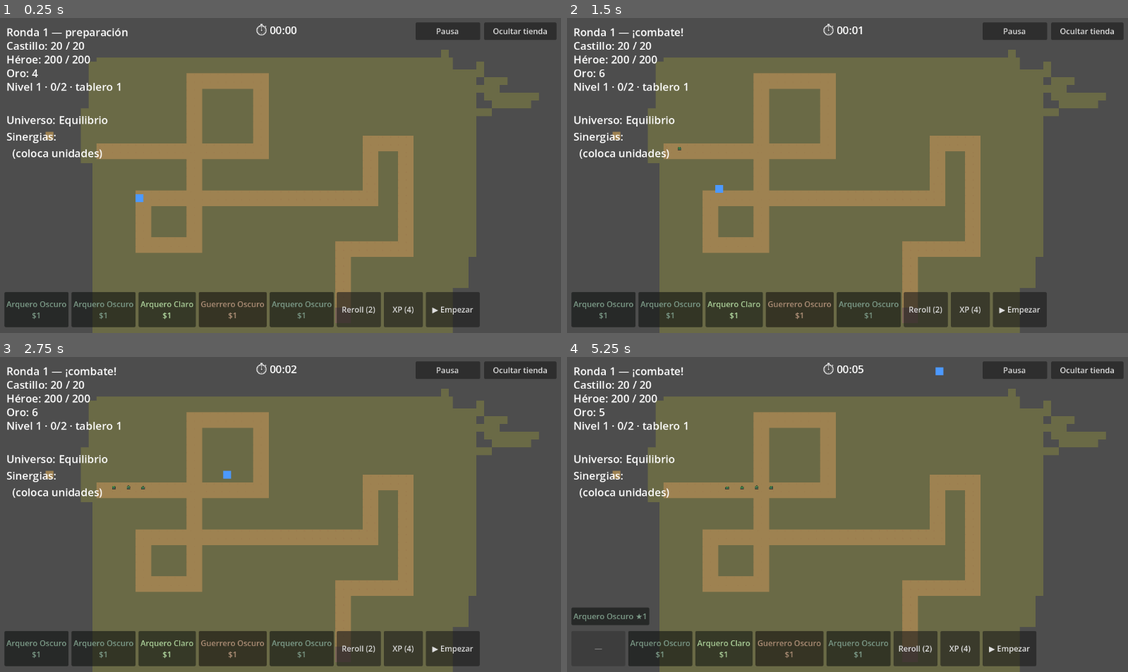
Above: before the commit, frames 1-4 (two rows, left to right).
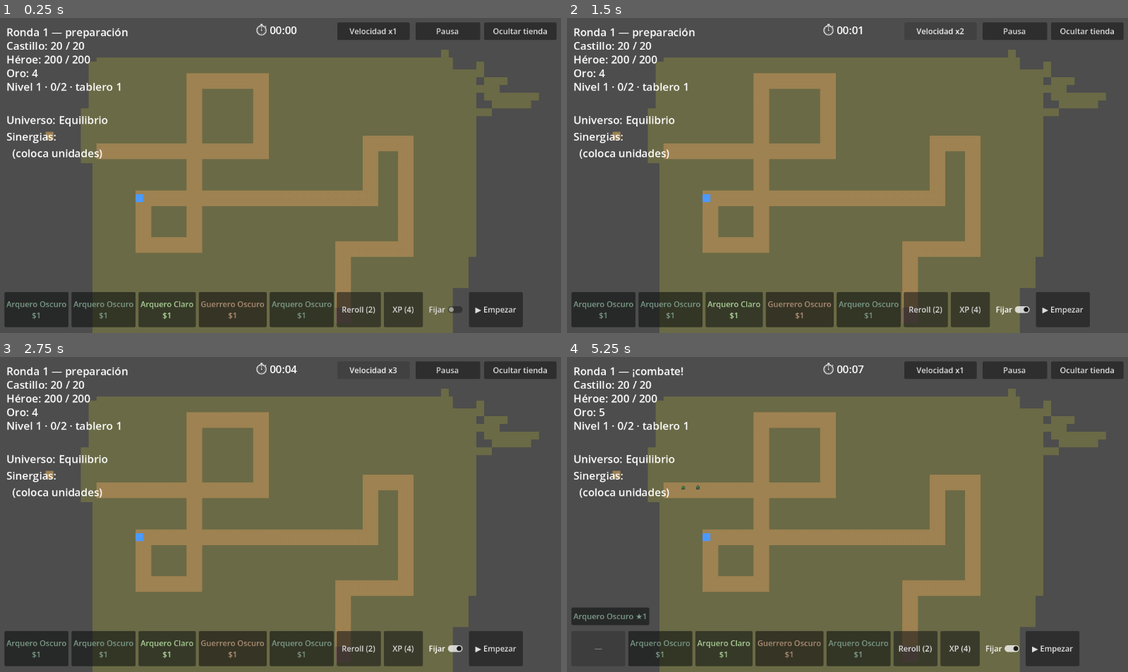
Above: after the commit, the same moments.

Repository: Poleravus/tdtft
Game: Godot game, scene res://scenes/Cristian1.tscn
The game is run twice, just before and just after one commit, with the same random seed, the same clock (stepped at 60 frames per second) and the same inputs. Before the commit the project has no main scene; this scene is started directly in both runs.
Inputs (mouse positions are in pixels of both pictures, inside the frame that each line leads up to):
- Up to frame 1 (0.25 s): no input
- Up to frame 2 (1.5 s): click (1010, 310) at 0.5 s, where only the run after the commit has a clickable "Fijar"; click (942, 30) at 1.25 s, where only the run after the commit has a clickable "Velocidad x1"
- Up to frame 3 (2.75 s): click (375, 369) at 2 s, where only the run after the commit has a clickable "Velocidad x2"
- Up to frame 4 (5.25 s): click (942, 369) at 2.75 s, where only the run after the commit has a clickable "Velocidad x3"; click "▶ Empezar" at 3.5 s; click "▶ Empezar" at 4.25 s; click "Arquero Oscuro $1" at 5 s

The runs differ from the first frame. In frame 1, 2.3% of the frame differs, in the area x 60-94%, y 1-99%; in frame 2, 2.0%; in frame 3, 2.0%; in frame 4, 2.4%, in the area x 20-92%, y 1-99%.

Commit message:
feat: shell del juego (menu/seleccion/derrota) + QoL (fijar tienda, velocidad, ocultar aumentos)
Shell: menu principal -> seleccion de heroe (Equilibrado/Tanque) -> nivel; pantalla de derrota con Reintentar/Menu. main_scene = main_menu. GameState.selected_hero.

QoL: boton Fijar (no auto-refresca la tienda entre rondas), Velocidad x1/x2/x3 (Engine.time_scale), 'Ver mesa' para ocultar el menu de aumentos y volver a abrirlo.

Balance: pool comun 22 -> 30 para que un 4★ comun sea posible (necesita 27).

Co-Authored-By: Claude Opus 4.8 <noreply@anthropic.com>

Diff:
--- a/project.godot
+++ b/project.godot
@@ -11,6 +11,7 @@
 [application]
 
 config/name="tdtft"
+run/main_scene="res://scenes/main_menu.tscn"
 config/features=PackedStringArray("4.6", "Forward Plus")
 config/icon="res://icon.svg"
 
--- /dev/null
+++ b/resources/heroes/hero_tanque.tres
@@ -0,0 +1,20 @@
+[gd_resource type="Resource" script_class="HeroData" load_steps=4 format=3]
+
+[ext_resource type="Script" path="res://src/content/hero_data.gd" id="1"]
+[ext_resource type="Script" path="res://src/content/combat_stats.gd" id="2"]
+
+[sub_resource type="Resource" id="stats"]
+script = ExtResource("2")
+max_health = 350.0
+damage = 22.0
+attack_speed = 0.9
+attack_range = 110.0
+health_regen = 16.0
+
+[resource]
+script = ExtResource("1")
+display_name = "Tanque"
+stats = SubResource("stats")
+max_mana = 100.0
+move_speed = 260.0
+size = 1.0
--- a/scenes/Cristian1.gd
+++ b/scenes/Cristian1.gd
@@ -65,6 +65,12 @@
 var _augment_buttons: Array = []
 var _augment_options: Array = []
 var _augments_done: Dictionary = {}
+var _defeat_panel: Panel
+var _defeat_label: Label
+var _augment_reopen_button: Button
+var _speed_button: Button
+var _speed_index: int = 0
+var _augment_pending: bool = false
 
 var _alive: int = 0
 var _spawning: bool = false
@@ -79,6 +85,7 @@
 
 
 func _ready() -> void:
+	Engine.time_scale = 1.0
 	game_over_label.hide()
 	GameState.shop_config = ShopConfig.new()
 	GameState.universe = UniverseRes
@@ -88,6 +95,7 @@
 	_build_hud()
 	_build_shop_ui()
 	_build_augment_ui()
+	_build_defeat_ui()
 	_refresh_synergies()
 
 	EventBus.base_hp_changed.connect(_on_base_hp_changed)
@@ -119,6 +127,8 @@
 	add_child(_castle)
 	_castle.global_position = end_global
 	_hero = HeroScene.instantiate()
+	if GameState.selected_hero != null:
+		_hero.data = GameState.selected_hero   # héroe elegido en el menú
 	add_child(_hero)
 	_hero.global_position = enemy_path.to_global(curve.sample_baked(curve.get_baked_length() * 0.5))
 
@@ -363,6 +373,8 @@
 	for i in _augment_buttons.size():
 		var aug = _augment_options[i]
 		_augment_buttons[i].text = "%s\n%s" % [aug.display_name, aug.description]
+	_augment_pending = true
+	_augment_reopen_button.hide()
 	_augment_panel.show()
 
 
@@ -374,8 +386,28 @@
 func _choose_augment(aug) -> void:
 	GameState.active_augments.append(aug)
 	EventBus.augment_chosen.emit(aug)
+	_augment_pending = false
+	_augment_reopen_button.hide()
 	_augment_panel.hide()
 	_refresh_synergies()
+
+
+func _on_augment_hide() -> void:
+	_augment_panel.hide()
+	if _augment_pending:
+		_augment_reopen_button.show()
+
+
+func _on_augment_reopen() -> void:
+	_augment_panel.show()
+	_augment_reopen_button.hide()
+
+
+func _on_speed_pressed() -> void:
+	var speeds := [1.0, 2.0, 3.0]
+	_speed_index = (_speed_index + 1) % speeds.size()
+	Engine.time_scale = speeds[_speed_index]
+	_speed_button.text = "Velocidad x%d" % int(speeds[_speed_index])
 
 
 func _build_augment_ui() -> void:
@@ -415,6 +447,87 @@
 		vb.add_child(b)
 		_augment_buttons.append(b)
 
+	var hide_aug := Button.new()
+	hide_aug.text = "Ver mesa (ocultar)"
+	hide_aug.pressed.connect(_on_augment_hide)
+	vb.add_child(hide_aug)
+
+	_augment_reopen_button = Button.new()
+	_augment_reopen_button.text = "Elegir aumento"
+	_augment_reopen_button.visible = false
+	_augment_reopen_button.anchor_left = 0.5
+	_augment_reopen_button.anchor_right = 0.5
+	_augment_reopen_button.offset_left = -90.0
+	_augment_reopen_button.offset_right = 90.0
+	_augment_reopen_button.offset_top = 48.0
+	_augment_reopen_button.offset_bottom = 84.0
+	_augment_reopen_button.pressed.connect(_on_augment_reopen)
+	ui.add_child(_augment_reopen_button)
+
+
+# --- Pantalla de derrota ---
+func _build_defeat_ui() -> void:
+	_defeat_panel = Panel.new()
+	_defeat_panel.visible = false
+	_defeat_panel.process_mode = Node.PROCESS_MODE_ALWAYS  # clickeable con el árbol en pausa
+	_defeat_panel.anchor_left = 0.5
+	_defeat_panel.anchor_top = 0.5
+	_defeat_panel.anchor_right = 0.5
+	_defeat_panel.anchor_bottom = 0.5
+	_defeat_panel.offset_left = -220.0
+	_defeat_panel.offset_right = 220.0
+	_defeat_panel.offset_top = -150.0
+	_defeat_panel.offset_bottom = 150.0
+	ui.add_child(_defeat_panel)
+
+	var vb := VBoxContainer.new()
+	vb.add_theme_constant_override("separation", 14)
+	vb.anchor_right = 1.0
+	vb.anchor_bottom = 1.0
+	vb.offset_left = 16.0
+	vb.offset_top = 16.0
+	vb.offset_right = -16.0
+	vb.offset_bottom = -16.0
+	_defeat_panel.add_child(vb)
+
+	var t := Label.new()
+	t.text = "Derrota"
+	t.horizontal_alignment = HORIZONTAL_ALIGNMENT_CENTER
+	t.add_theme_font_size_override("font_size", 40)
+	vb.add_child(t)
+
+	_defeat_label = Label.new()
+	_defeat_label.horizontal_alignment = HORIZONTAL_ALIGNMENT_CENTER
+	vb.add_child(_defeat_label)
+
+	var retry := Button.new()
+	retry.text = "Reintentar"
+	retry.custom_minimum_size = Vector2(0, 50)
+	retry.pressed.connect(_on_retry)
+	vb.add_child(retry)
+
+	var menu := Button.new()
+	menu.text = "Menú principal"
+	menu.custom_minimum_size = Vector2(0, 50)
+	menu.pressed.connect(_on_menu)
+	vb.add_child(menu)
+
+
+func _show_defeat() -> void:
+	_defeat_label.text = "Llegaste a la ronda %d\nTiempo: %02d:%02d" % [GameState.round_number, int(_elapsed) / 60, int(_elapsed) % 60]
+	_defeat_panel.show()
+	get_tree().paused = true
+
+
+func _on_retry() -> void:
+	get_tree().paused = false
+	get_tree().change_scene_to_file("res://scenes/Cristian1.tscn")
+
+
+func _on_menu() -> void:
+	get_tree().paused = false
+	get_tree().change_scene_to_file("res://scenes/main_menu.tscn")
+
 
 # --- HUD + UI ---
 func _build_hud() -> void:
@@ -468,6 +581,12 @@
 	xp.pressed.connect(_on_xp_pressed)
 	_shop_box.add_child(xp)
 
+	var lock := CheckButton.new()
+	lock.text = "Fijar"
+	lock.button_pressed = GameState.shop_locked
+	lock.toggled.connect(func(on: bool): GameState.shop_locked = on)
+	_shop_box.add_child(lock)
+
 	var start := Button.new()
 	start.text = "▶ Empezar"
 	start.custom_minimum_size = Vector2(110, 64)
@@ -501,6 +620,11 @@
 	_hide_button.toggle_mode = true
 	_hide_button.toggled.connect(_on_hide_toggled)
 	ui.add_child(_hide_button)
+
+	_speed_button = _corner_button("Velocidad x1", -460.0, -312.0)
+	_speed_button.process_mode = Node.PROCESS_MODE_ALWAYS
+	_speed_button.pressed.connect(_on_speed_pressed)
+	ui.add_child(_speed_button)
 
 	# overlay de PAUSA (centro)
 	_pause_overlay = Label.new()
@@ -627,12 +751,15 @@
 func _on_phase_changed(phase: int) -> void:
 	if phase == RunManager.Phase.PREP:
 		_round_label.text = "Ronda %d — preparación" % (GameState.round_number + 1)
-		_roll_shop()
+		if not GameState.shop_locked:
+			_roll_shop()
 		_maybe_offer_augment()
 	else:
 		_cancel_placing()
 		_cancel_sell()
 		_augment_panel.hide()
+		_augment_reopen_button.hide()
+		_augment_pending = false
 		_round_label.text = "Ronda %d — ¡combate!" % GameState.round_number
 
 
@@ -690,4 +817,4 @@
 	_cancel_placing()
 	_cancel_sell()
 	if not victory:
-		game_over_label.show()
+		_show_defeat()
--- /dev/null
+++ b/scenes/hero_select.gd
@@ -0,0 +1,46 @@
+extends Control
+## Selección de héroe: muestra los disponibles; al elegir, guarda el molde en
+## GameState y carga el nivel.
+
+const HEROES := [
+	preload("res://resources/heroes/hero_mvp.tres"),
+	preload("res://resources/heroes/hero_tanque.tres"),
+]
+
+
+func _ready() -> void:
+	var cc := CenterContainer.new()
+	cc.set_anchors_and_offsets_preset(Control.PRESET_FULL_RECT)
+	add_child(cc)
+
+	var vb := VBoxContainer.new()
+	vb.add_theme_constant_override("separation", 14)
+	cc.add_child(vb)
+
+	var title := Label.new()
+	title.text = "Elige tu héroe"
+	title.horizontal_alignment = HORIZONTAL_ALIGNMENT_CENTER
+	title.add_theme_font_size_override("font_size", 44)
+	vb.add_child(title)
+
+	for h in HEROES:
+		var b := Button.new()
+		b.text = "%s\nVida %d · Daño %d · Rango %d" % [h.display_name, int(h.stats.max_health), int(h.stats.damage), int(h.stats.attack_range)]
+		b.custom_minimum_size = Vector2(380, 76)
+		b.pressed.connect(_on_hero.bind(h))
+		vb.add_child(b)
+
+	var back := Button.new()
+	back.text = "Volver"
+	back.custom_minimum_size = Vector2(380, 44)
+	back.pressed.connect(_on_back)
+	vb.add_child(back)
+
+
+func _on_hero(hero) -> void:
+	GameState.selected_hero = hero
+	get_tree().change_scene_to_file("res://scenes/Cristian1.tscn")
+
+
+func _on_back() -> void:
+	get_tree().change_scene_to_file("res://scenes/main_menu.tscn")
--- /dev/null
+++ b/scenes/hero_select.tscn
@@ -0,0 +1,8 @@
+[gd_scene format=3]
+
+[ext_resource type="Script" path="res://scenes/hero_select.gd" id="1"]
+
+[node name="HeroSelect" type="Control"]
+anchor_right = 1.0
+anchor_bottom = 1.0
+script = ExtResource("1")
--- /dev/null
+++ b/scenes/main_menu.gd
@@ -0,0 +1,40 @@
+extends Control
+## Menú principal: Jugar (→ selección de héroe) y Salir.
+
+func _ready() -> void:
+	var cc := CenterContainer.new()
+	cc.set_anchors_and_offsets_preset(Control.PRESET_FULL_RECT)
+	add_child(cc)
+
+	var vb := VBoxContainer.new()
+	vb.add_theme_constant_override("separation", 18)
+	cc.add_child(vb)
+
+	var title := Label.new()
+	title.text = "tdtft"
+	title.horizontal_alignment = HORIZONTAL_ALIGNMENT_CENTER
+	title.add_theme_font_size_override("font_size", 72)
+	vb.add_child(title)
+
+	var play := _menu_button("Jugar")
+	play.pressed.connect(_on_play)
+	vb.add_child(play)
+
+	var quit := _menu_button("Salir")
+	quit.pressed.connect(_on_quit)
+	vb.add_child(quit)
+
+
+func _menu_button(text: String) -> Button:
+	var b := Button.new()
+	b.text = text
+	b.custom_minimum_size = Vector2(240, 56)
+	return b
+
+
+func _on_play() -> void:
+	get_tree().change_scene_to_file("res://scenes/hero_select.tscn")
+
+
+func _on_quit() -> void:
+	get_tree().quit()
--- /dev/null
+++ b/scenes/main_menu.tscn
@@ -0,0 +1,8 @@
+[gd_scene format=3]
+
+[ext_resource type="Script" path="res://scenes/main_menu.gd" id="1"]
+
+[node name="MainMenu" type="Control"]
+anchor_right = 1.0
+anchor_bottom = 1.0
+script = ExtResource("1")
--- a/src/content/shop_config.gd
+++ b/src/content/shop_config.gd
@@ -18,7 +18,7 @@
 ## Copias en el pool por rareza [COMUN, RARA, EPICA, LEGENDARIA].
 ## Escasez estilo TFT: 4★ pide 27 copias (imposible en rarezas altas) y
 ## 3★ pide 9 (el reto duro para épica/legendaria).
-@export var pool_per_unit: PackedInt32Array = PackedInt32Array([22, 16, 12, 10])
+@export var pool_per_unit: PackedInt32Array = PackedInt32Array([30, 16, 12, 10])
 
 ## Probabilidad por rareza según nivel (cada fila suma 1.0). Índice = nivel-1.
 ## [P(comun), P(rara), P(epica), P(legendaria)]
--- a/src/core/game_state.gd
+++ b/src/core/game_state.gd
@@ -6,6 +6,7 @@
 var hero: Hero                                ## actor Hero instanciado
 var universe: Universe
 var castle: CastleData
+var selected_hero: HeroData                   ## héroe elegido en el menú (persiste entre niveles)
 
 # --- Progreso / fase ---
 var round_number: int = 0
--- a/tests/unit/test_smoke.gd
+++ b/tests/unit/test_smoke.gd
@@ -9,3 +9,5 @@
 	assert_not_null(preload("res://src/entities/Enemigos/enemy.gd"), "Enemy parsea")
 	assert_not_null(preload("res://src/entities/Enemigos/Slime.gd"), "Slime parsea")
 	assert_not_null(preload("res://src/entities/Castle/Castle.gd"), "Castle parsea")
+	assert_not_null(preload("res://scenes/main_menu.gd"), "MainMenu parsea")
+	assert_not_null(preload("res://scenes/hero_select.gd"), "HeroSelect parsea")
Not shown, added: scenes/hero_select.gd.uid
Not shown, added: scenes/main_menu.gd.uid
